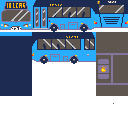
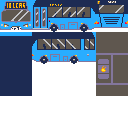
Before/after of a 128x128 layered artwork. What changed in the layer stack:
painted on "BUS" over [33, 21, 114, 104]
